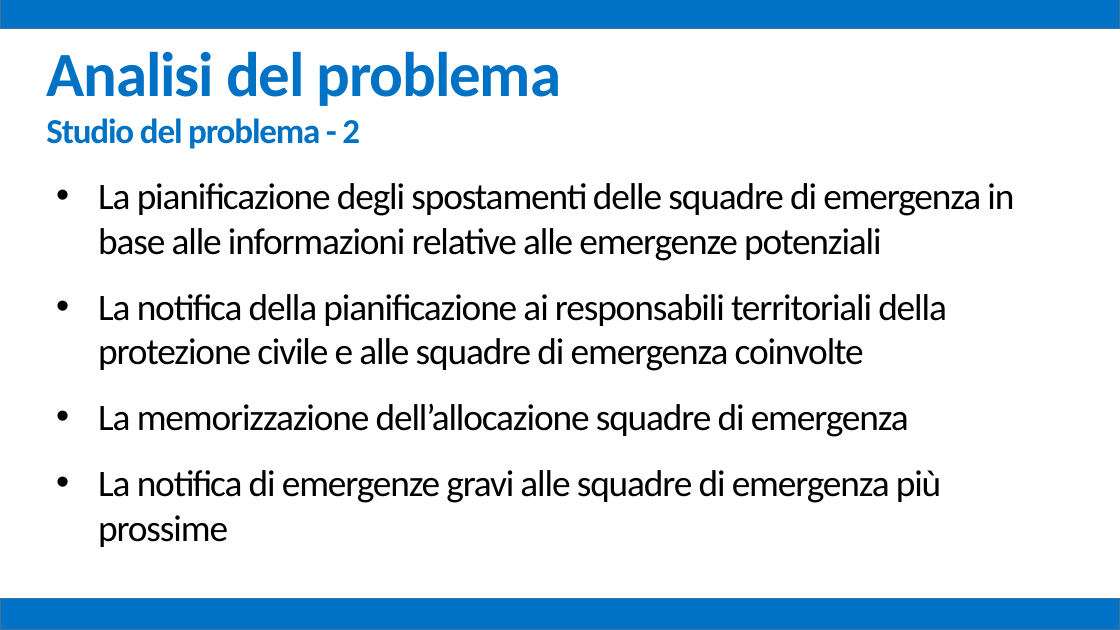
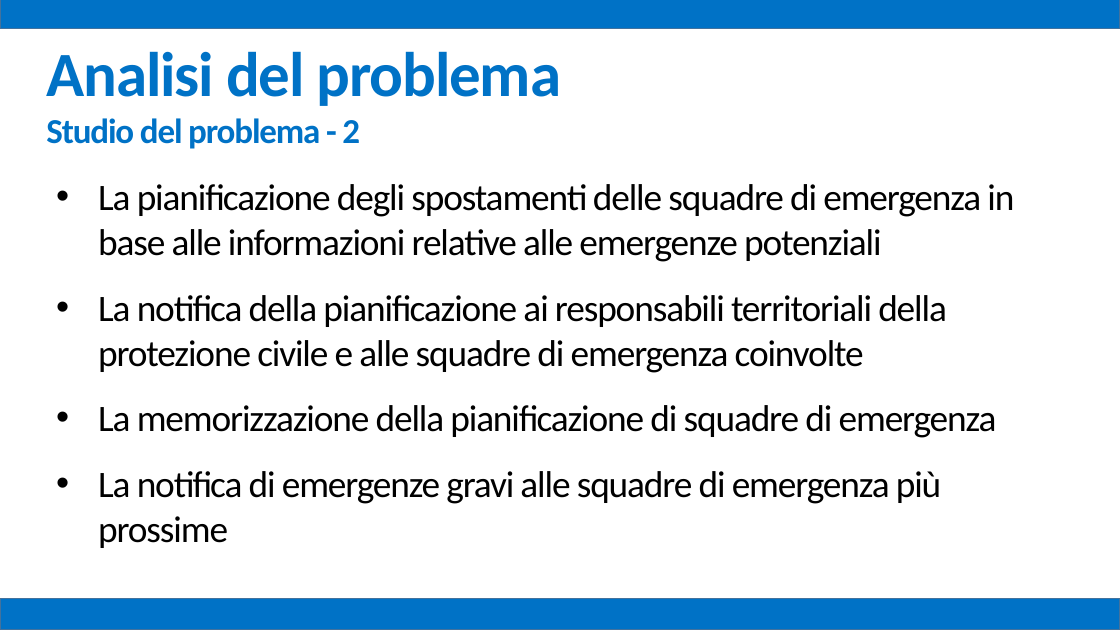
Before and after one commit to mz1991/ProgettoFebbraio2015, a slide deck: slide 4 of Febbraio 2015.pptx. Drawn at 1120x630 pixels with LibreOffice and Linux fonts; fonts in the diff are those of the drawing. Boxes give left, top, right and bottom in pixels: in the first picture for what was removed or moved away, otherwise in the second. Text is boxed around its words. In the diff, an @@ line names an element or a change of style, - is before the commit and + after.

```diff
--- a/Febbraio 2015.pptx
+++ b/Febbraio 2015.pptx
@@ text at <box>98,405,997,438</box>: text changed @@
-• La memorizzazione dell’allocazione squadre di emergenza
+• La memorizzazione della pianificazione di squadre di emergenza
```
Also in this commit, not shown: 31 other slides changed, 2 slides added, 1 other file.
